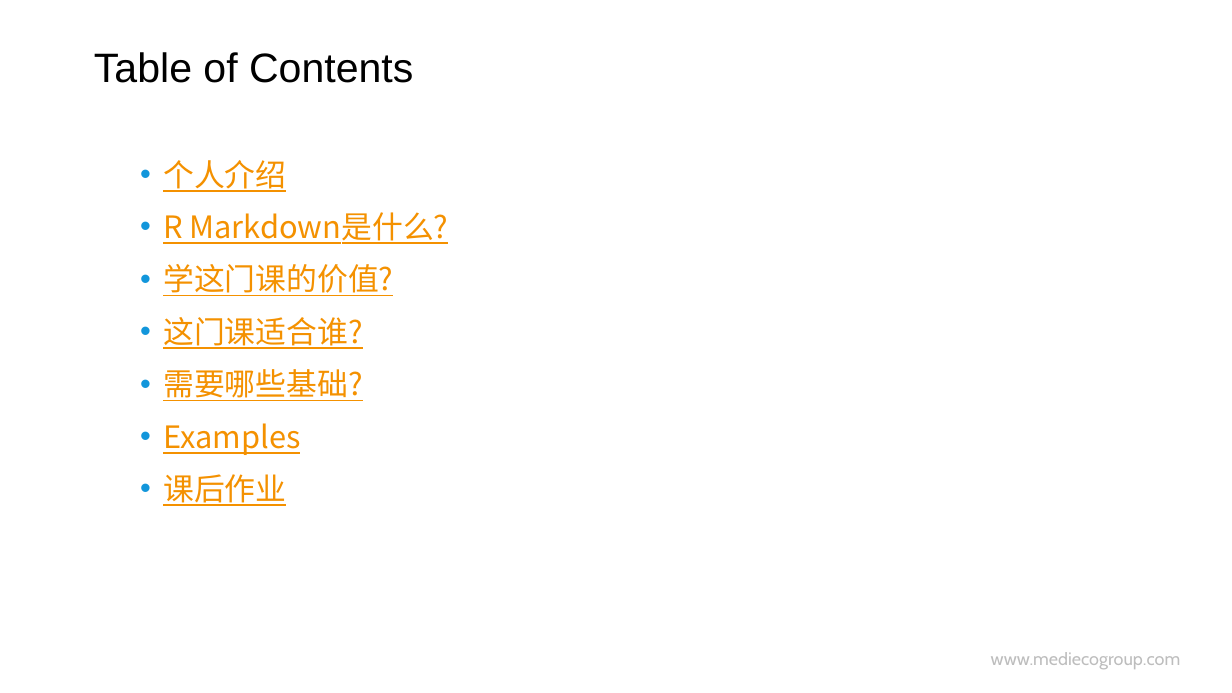
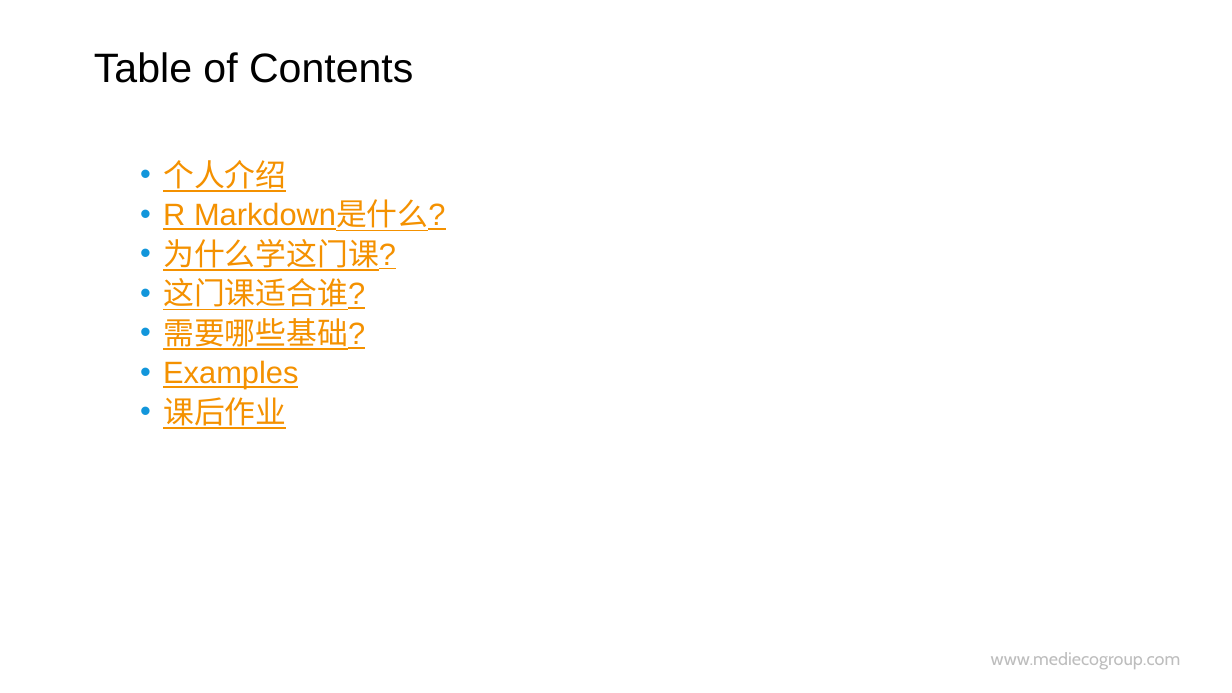
Before and after one commit to hao203/rmd_china, a slide deck: slide 2 of slides/00.Introduction/00-Intro.pptx. Drawn at 1232x693 pixels with LibreOffice and Linux fonts; fonts in the diff are those of the drawing; background and template pictures are left out. Boxes give left, top, right and bottom in pixels: in the first picture for what was removed or moved away, otherwise in the second. Text is boxed around its words. In the diff, an @@ line names an element or a change of style, - is before the commit and + after.

```diff
--- a/slides/00.Introduction/00-Intro.pptx
+++ b/slides/00.Introduction/00-Intro.pptx
@@ background #CCE8CF to #FFFFFF @@
@@ text at (163,160,446,429): font Noto Sans CJK SC to Arial in "个人介绍", "R Markdown是什么?", "这门课适合谁?", "需要哪些基础?" and 2 more places; less space between paragraphs @@
@@ text at (163,239,396,271): text changed; font Noto Sans CJK SC to Arial @@
-  • 学这门课的价值?
+  • 为什么学这门课?
```
Also in this commit, not shown: 20 other slides changed, 1 slide added, 1 slide removed, 8 other files.
